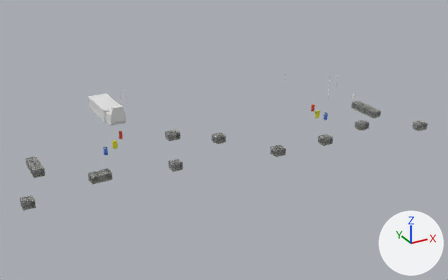
The Blender file Assets/Models/St_Dach_details.blend, before and after one commit.
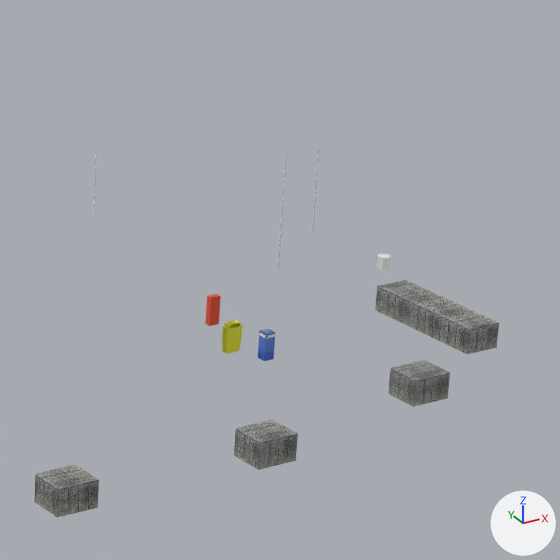
Each version is shown whole from a camera (50 mm lens) standing at (-17.64, -45.36, 25.42) and looking at (6.54, -1.4, 3.44), then close up on the part from 59% to 88% of the width and 12% to 60% of the height. Arrows for +X, +Y and +Z are at lower right; the lights stay in place.

The first close-up shows 'Schornstein', 'dachbank.014', 'dachbank.015', 'dachbank.017', 'dachbank.018'.
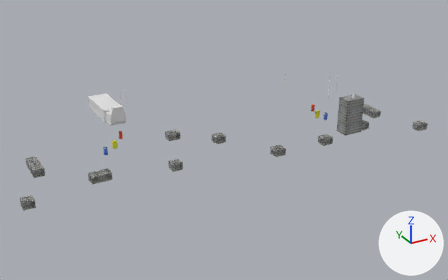
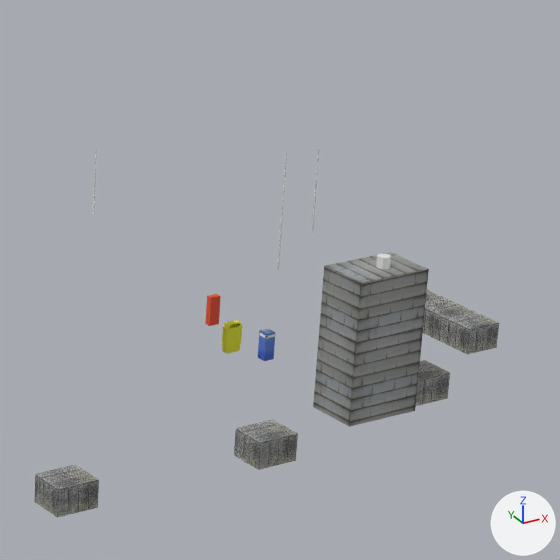
Location of each change, [x1, y1, x2, y2] in pixels of the close-ups (560 x 560 px):
'schonstein', added
    after: [313, 252, 429, 427]
'Schornstein', moved
    both: [376, 254, 391, 269]

The edits, one by one:
Picture 'schonstein.jpg.001' (img_schonstein_jpg_001) is new.
Material 'schonstein.jpg.001' (mat_schonstein_jpg_001) is new.
Its texture is img_schonstein_jpg_001.
Mesh me_cube_1319 is new.
It is a box spanning x -0.92..0.92, y -0.63..0.63, z -1.66..1.66.
It uses material mat_schonstein_jpg_001 (picture img_schonstein_jpg_001).
In object 'Schornstein' (ob_schornstein), parent is now set to ob_schonstein.
In object 'Schornstein' (ob_schornstein), matrix_parent_inverse is now set to Matrix(((1.0, 0.0, 0.0, -18.25), (0.0, 1.0, 0.0, 4.203), (0.0, 0.0, 1.0, -4.572), (0.0, 0.0, 0.0, 1.0))).
Object 'schonstein' (ob_schonstein) is new; it shows me_cube_1319.
Its location is (18.25, -4.2, 4.57).
